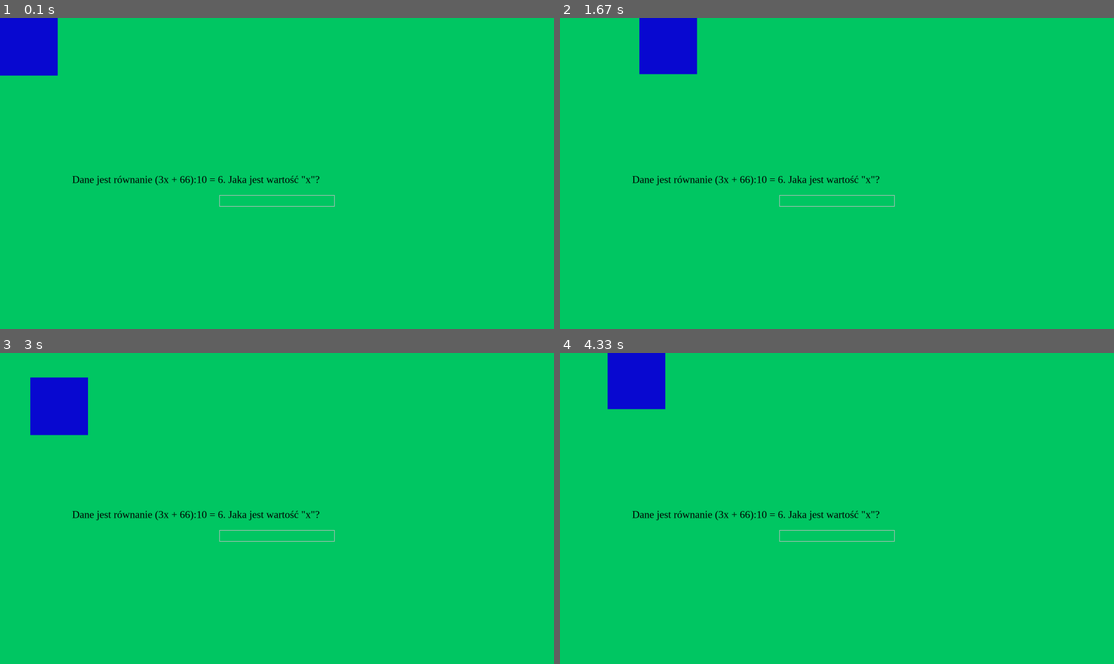
Above: before the commit, frames 1-4 (two rows, left to right).
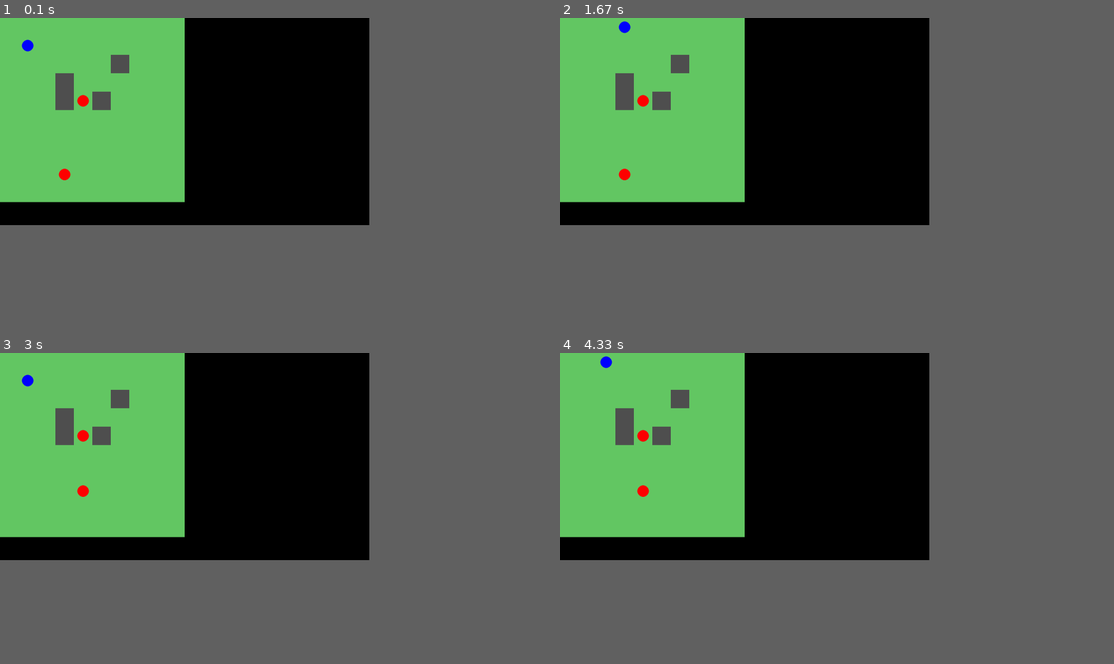
Above: after the commit, the same moments.

Repository: STEZXE-DEV/MyOwnProjects
Game: pygame game, started from MathuRPG/main.py
Same seed, same stepped clock (60 frames per second), same inputs: the game is played once before the commit and once after it.
Inputs:
- Up to frame 1 (0.1 s): no input
- Up to frame 2 (1.67 s): hold D 0.33-0.8 s; hold W 0.88-1.18 s; hold D from 1.22 s (still down)
- Up to frame 3 (3 s): release D at 1.68 s; hold A 1.72-2.25 s; hold S 2.28-2.58 s; tap Enter at 2.62 s; hold A from 2.95 s (still down)
- Up to frame 4 (4.33 s): release A at 3.35 s; hold W 3.38-3.75 s; hold D from 3.78 s (still down)
In our replay, the window is 900x506 before the commit and 600x337 after it. These sizes can differ from the game's own. Grey fills any space a smaller window leaves; there, only what the larger window draws over its background counts as a difference.

The runs differ from the first frame. In frame 1, 44% of the frame differs, in the area x 0-67%, y 0-67%; in frame 2, 44%; in frame 3, 44%; in frame 4, 44%.

Commit message:
"MathuRPG" WIP (ver. 0.08)

Diff:
--- a/MathuRPG/model/math_problems/gen_test.py
+++ b/MathuRPG/gen_test.py
@@ -1,9 +1,9 @@
-from .task_generator import *
-from .utils import *
+from model.math_problems.task_generator import *
+from model.math_problems.utils import *
 
 
 # funkcja do testowania generowania zadań
-def gen_test():
+def generation_test():
 
     # funckja do wypisania testów w konsoli
     def functions_test_handling(function, task_type, quantity):
@@ -75,5 +75,5 @@
 # zapobiegnięcie wywoływania testów kiedy moduł jest importowany
 if __name__ == "__main__":
     while True:
-        gen_test()
+        generation_test()
         input("Wciśnij ENTER by kontynuować... \n")
--- a/MathuRPG/main.py
+++ b/MathuRPG/main.py
@@ -1,106 +1,126 @@
-import pygame as pg
-from model.math_problems.task_generator import *
-import pygame
+import pygame, random
 
-class InputBox:
-    def __init__(self, x, y, w, h, font):
-        self.rect = pygame.Rect(x, y, w, h)
-        self.color_inactive = pygame.Color('gray')
-        self.color_active = pygame.Color('dodgerblue2')
-        self.color = self.color_inactive
-        self.text = ""
-        self.font = font
-        self.txt_surface = font.render(self.text, True, self.color)
-        self.active = False
-
-    def handle_event(self, event):
-        if event.type == pygame.MOUSEBUTTONDOWN:
-            # Kliknięcie — aktywacja pola
-            if self.rect.collidepoint(event.pos):
-                self.active = True
-            else:
-                self.active = False
-            self.color = self.color_active if self.active else self.color_inactive
-
-        if event.type == pygame.KEYDOWN and self.active:
-            if event.key == pygame.K_RETURN:
-                print("Zatwierdzono:", self.text)
-                self.text = ""
-            elif event.key == pygame.K_BACKSPACE:
-                self.text = self.text[:-1]
-            else:
-                self.text += event.unicode
-            self.txt_surface = self.font.render(self.text, True, pygame.Color('black'))
-
-    def draw(self, screen):
-        # Rysuj tekst
-        screen.blit(self.txt_surface, (self.rect.x+5, self.rect.y+5))
-        # Rysuj ramkę
-        pygame.draw.rect(screen, self.color, self.rect, 2)
-
-question, correct_ans = generate_task(2, 2)
-
-pg.init()
-
-SCREEN_WIDTH = 1920
-SCREEN_HEIGHT = 1080
-RESOLUTION = (SCREEN_WIDTH, SCREEN_HEIGHT)
-CAPTION = "MathuRPG: Call of the Cosinus"
-COLOR_BOX = (10,10,210)
-screen = pg.display.set_mode(RESOLUTION, pg.SHOWN)
-window_caption = pg.display.set_caption(CAPTION)
-clock = pg.time.Clock()
-speed = 5
-x=0
-y=0
-SIZE_X = 200
-SIZE_Y = 200
-
-running = True
-
-input_font = pygame.font.SysFont("Arial", 28)
-input_box = InputBox(SCREEN_WIDTH//2 - 200 , SCREEN_HEIGHT//2 + 75, 400, 40, input_font)
-font = pg.font.SysFont("Times New Roman", 36)
-text = font.render(question, True, "black")
-
-# utworzenie nowej powierzchni do rysowania (szerokość wysokość)
-surface = pg.Surface((SIZE_X, SIZE_Y))
-surface.fill(COLOR_BOX) # wypełnienie kolorem
-
-# pętla aplikacji
-while running:
-    clock.tick(60) #60 FPS
-
-    for i in pg.event.get():
-        if i.type == pg.QUIT:
-            running = False
-        input_box.handle_event(i)
-
-# akcja
-    keys=pg.key.get_pressed() #musi być wewnątrz running
-    if keys[pg.K_w] and y >= 0:
-        y -= speed
-    if keys[pg.K_s] and y <= (SCREEN_HEIGHT - SIZE_Y):
-        y += speed
-    if keys[pg.K_a] and x >= 0:
-        x -= speed
-    if keys[pg.K_d] and x <= (SCREEN_WIDTH - SIZE_X):
-        x += speed
-
-# rysowanie gry
-    #wypełnienie tłem
-    screen.fill(color=(0,200,100))
-
-    # umieszczenie na tle nowej powierzchni na (x,y)
-    # punkt pierotny (0,0) znajduje się w lewym górnym rogu
-    # prawidłowa kolejność rysowania: najpierw to co na spodzie
-    screen.blit(surface, (x, y))
-    screen.blit(text, (250, SCREEN_HEIGHT//2))
-    input_box.draw(screen)
-
-    pg.display.update() #przerysowanie ekranu
+from model.world.map import Map
+from model.world.tile import Tile
+from model.game_state import GameState
+from model.entities.player import Player
+from model.entities.enemy import Enemy
+from model.math_problems.task_generator import generate_task
+from view.exploration_view import ExplorationView
 
 
+def update():
+    return pygame.time.get_ticks()
 
 
-pg.quit()
+pygame.init()
+SCREEN_WIDTH, SCREEN_HEIGHT = 1280, 720
+screen = pygame.display.set_mode((SCREEN_WIDTH, SCREEN_HEIGHT))
+pygame.display.set_caption("MathuRPG: Call of the Cosinus")
+clock = pygame.time.Clock()
+
+font = pygame.font.SysFont("Arial", 32)
+input_font = pygame.font.SysFont("Arial", 28)
+
+game_state = GameState()
+view = ExplorationView(screen)
+
+# TWORZENIE MAPY
+
+grass = Tile("grass", True)
+wall = Tile("wall", False)
+game_map = Map(10, 10, grass)
+
+player = Player(1, 1)
+enemy1 = Enemy(4, 4)
+enemy2 = Enemy(3, 8)
+enemies = [enemy1, enemy2]
+
+game_map.get_tile(1, 1).set_entity(player)
+game_map.get_tile(4, 4).set_entity(enemy1)
+game_map.get_tile(3, 8).set_entity(enemy2)
+game_map.set_tile(3, 4, wall)
+game_map.set_tile(5, 4, wall)
+game_map.set_tile(6, 2, wall)
+game_map.set_tile(3, 3, wall)
+
+
+current_task = None
+task_surface = None
+rand_enemy_move = None
+last_enemy_move = 0
+
+ENEMY_MOVE_DELAY = 1000 # milisekund opóźnienia wroga
+
+# PĘTLA GŁÓWNA
+running = True
+while running:
+    delta_time = clock.tick(60)
+    delta_time
+    now = update()
+    view.draw_all(game_map)
+    for event in pygame.event.get():
+        if event.type == pygame.QUIT:
+            running = False
+        if event.type == pygame.KEYDOWN:
+            if event.key == pygame.K_ESCAPE:
+                running = False
+
+        # TRYB EKSPLORACJI
+        if game_state.mode == game_state.EXPLORATION:
+            if event.type == pygame.KEYDOWN:
+                dx = dy = 0
+                if event.key == pygame.K_w: dy = -1
+                if event.key == pygame.K_s: dy = 1
+                if event.key == pygame.K_a: dx = -1
+                if event.key == pygame.K_d: dx = 1
+
+                if dx or dy:
+                    old_tile = game_map.get_tile(player.x, player.y)
+                    next_move = game_map.try_move(player, dx, dy)
+                    next_tile = game_map.get_tile(player.x + dx, player.y + dy)
+                    print(next_move)
+                    print(game_state.mode)
+                    if next_move:
+                        if next_move.entity_type == "Enemy":
+                            enemy_in_battle = next_move
+                            game_state.start_battle(player, enemy_in_battle)
+                        else:
+                            old_tile.set_entity(None)
+                            player.move(dx, dy)
+                            next_tile.set_entity(player)
+                    view.draw_all(game_map)
+
+
+                # for y in range(game_map.height):  #test
+                #     for x in range(game_map.width):
+                #        print(x, y, game_map.get_tile(x,y).entity_on.entity_type if game_map.get_tile(x,y).entity_on is not None else None, end="\t")
+                #     print(x, y, game_map.get_tile(x,y).entity_on.entity_type if game_map.get_tile(x,y).entity_on is not None else None)
+
+            # losowy ruch przeciwnika, jeśli trafi na gracza rozpoczyna się walka
+                print(last_enemy_move)
+                for enemy in enemies:
+                    rand_enemy_move = random.randint(1, 10)
+                    if rand_enemy_move:
+                        e_dx = e_dy = 0
+                        if rand_enemy_move == 1: e_dy = -1
+                        if rand_enemy_move == 2: e_dy = 1
+                        if rand_enemy_move == 3: e_dx = -1
+                        if rand_enemy_move == 4: e_dx = 1
+                    if now - last_enemy_move <= ENEMY_MOVE_DELAY:
+                        last_enemy_move = now + update()
+                        if e_dx or e_dy:
+                            e_old_tile = game_map.get_tile(enemy.x, enemy.y)
+                            e_new_tile = game_map.try_move(enemy, e_dx, e_dy)
+                            e_next_tile = game_map.get_tile(enemy.x + e_dx, enemy.y + e_dy)
+                            if e_new_tile is True:
+                                e_old_tile.set_entity(None)
+                                enemy.move(e_dx, e_dy)
+                                e_new_tile.set_entity(enemy)
+                            if isinstance(e_new_tile, Player):
+                                if e_new_tile.entity_type == "Player":
+                                    player_in_battle = e_new_tile
+                                    game_state.start_battle(player_in_battle, enemy)
+                            view.draw_all(game_map)
+    pygame.display.flip()
+pygame.quit()
--- a/MathuRPG/model/combat/battle_mode.py
+++ b/MathuRPG/model/combat/battle_mode.py
@@ -44,9 +44,9 @@
                 self.deal_damage(self.player, self.enemy)
             else:
                 self.deal_damage(self.enemy, self.player)
-        self.set_winner()
+        self.check_winner()
 
-    def set_winner(self) -> str | None:
+    def check_winner(self) -> str | None:
         self.winner = "Enemy" if self.player.hp <= 0 else "Player" if self.enemy.hp <= 0 else None
 
     def get_winner(self) -> str:
--- a/MathuRPG/model/entities/entity.py
+++ b/MathuRPG/model/entities/entity.py
@@ -80,3 +80,7 @@
     # getter życia bytu
     def get_hp(self) -> int:
         return self.hp
+
+    # zwraca współrzędne w osiach x i y bytu
+    def get_position(self) -> int:
+        return self.x, self.y
--- a/MathuRPG/model/game_state/__init__.py
+++ b/MathuRPG/model/game_state/__init__.py
@@ -1,4 +1,4 @@
+from ..combat.battle_mode import BattleMode
 from .game_state import GameState
-from combat.battle_mode import BattleMode
 
 __all__ =  ["GameState", "BattleMode"]
--- a/MathuRPG/model/game_state/game_state.py
+++ b/MathuRPG/model/game_state/game_state.py
@@ -1,4 +1,4 @@
-from combat.battle_mode import BattleMode
+from ..combat.battle_mode import BattleMode
 
 # klasa stanu gry (stan gry przechodzi w tryby eksploracja -> walka -> eksploracja)
 class GameState:
--- a/MathuRPG/model/world/map.py
+++ b/MathuRPG/model/world/map.py
@@ -1,3 +1,4 @@
+from .tile import Tile
 
 # klasa mapy w grze
 class Map:
@@ -15,7 +16,7 @@
         self.width = width
         self.height = height
         self.default_tile = default_tile
-        self.grid = [ [default_tile for _ in range(width)] for _ in range(height) ] # dwuwymiarowa plansza złożona z kafelków
+        self.grid = self.grid = [[Tile(default_tile.tile_type, default_tile.walkable) for _ in range(width)] for _ in range(height)] # dwuwymiarowa plansza złożona z kafelków
 
     # sprawdza czy obie współrzędne mieszczą się w granicach mapy
     def in_map_bounds(self, x: int, y: int) -> bool:
@@ -61,7 +62,7 @@
             self.grid[y][x] = tile
 
     # funkcja dla bytu do sprawdzenia możliwości przejścia na następny kafelek
-    def try_move(self, entity, dx: int, dy: int) -> bool:
+    def try_move(self, entity, dx: int, dy: int) -> None:
 
         """
 
@@ -77,14 +78,17 @@
         new_y = entity.y + dy
 
         # kafelek musi być w granicach mapy
-        if self.in_map_bounds(new_x, new_y):
-            new_tile = self.get_tile(new_x, new_y)
-        else:
-            return False
+        if not self.in_map_bounds(new_x, new_y):
+            return None
+
+        new_tile = self.get_tile(new_x, new_y)
 
         # kafelek musi być przechodni
-        if not new_tile.is_walkable() or new_tile.get_entity() is not None:
-            return False
+        if not new_tile.is_walkable():
+            return None
+
+        if new_tile.get_entity():
+            return new_tile.get_entity()
 
         old_tile = self.get_tile(entity.x, entity.y)
         if old_tile:
@@ -93,9 +97,6 @@
         entity.move(dx, dy) # byt przechodzi na nowy kafelek
         new_tile.set_entity(entity) # byt jest na nowym kafelku
         new_tile.action_on_enter(entity) # działanie po wejściu bytu na kafelek
-
-
-        return True # bytowi udało się wykonać ruch
 
     # funkcja do sprawdzania kolizji z inny bytem na kafelku
     def collision_with_entity(self, entering_entity) -> str:
@@ -128,7 +129,4 @@
         player_steps_on_enemy = entering_entity.entity_type == "Player" and self.collision_with_entity(entering_entity) == "Enemy"
         enemy_steps_on_player = entering_entity.entity_type == "Enemy" and self.collision_with_entity(entering_entity) == "Player"
 
-        if player_steps_on_enemy or enemy_steps_on_player:
-            return True
-        else:
-            return False
+        return player_steps_on_enemy or enemy_steps_on_player
--- a/MathuRPG/model/world/tile.py
+++ b/MathuRPG/model/world/tile.py
@@ -1,6 +1,6 @@
 # klasa kafelka
 class Tile:
-    def __init__(self, tile_type: str, walkable: bool, entity_on=None, on_enter=None, on_exit=None) -> None:
+    def __init__(self, tile_type: str, walkable: True = bool, entity_on=None, on_enter=None, on_exit=None) -> None:
 
         """
         Docstring for __init__
@@ -23,9 +23,12 @@
     def get_type(self) -> str:
         return f"{self.tile_type}"
 
+    def set_tile_type(self, new_tile_type):
+        self.tile_type = new_tile_type
+
     # czy można na niego wejść
     def is_walkable(self) -> bool:
-        return self.walkable and self.entity_on is None
+        return self.walkable
 
     # działanie na wejściu
     def action_on_enter(self, entity):
--- /dev/null
+++ b/MathuRPG/view/__init__.py
@@ -0,0 +1,5 @@
+from .battle_view import BattleView
+from .exploration_view import ExplorationView
+from .renderer import Renderer
+
+__all__ = ["BattleView", "ExplorationView", "Renderer"]
--- /dev/null
+++ b/MathuRPG/view/battle_view.py
@@ -0,0 +1,3 @@
+class BattleView:
+    def __init__(self):
+        pass
--- /dev/null
+++ b/MathuRPG/view/exploration_view.py
@@ -0,0 +1,42 @@
+import pygame
+
+# klasa widoku eksploracji
+class ExplorationView:
+    def __init__(self, screen, tile_size=64):
+        self.screen = screen
+        self.tile_size = tile_size
+
+    def draw_entity(self, width, height, entity):
+        color = None
+        if entity.entity_type == "Player":
+            color = (0, 0, 255)
+        if entity.entity_type == "Enemy":
+            color = (255, 0, 0)
+        pygame.draw.circle(
+                        self.screen, color,
+                        (width*self.tile_size+32, height*self.tile_size+32), 20
+                    )
+
+
+    def draw_tile(self, width, height, tile):
+        if tile.tile_type == "grass":
+            color = (100, 200, 100)
+        if tile.tile_type == "wall":
+            color = (80, 80, 80)
+        pygame.draw.rect(
+            self.screen,
+            color,
+            (width*self.tile_size, height*self.tile_size, self.tile_size, self.tile_size)
+        )
+
+
+    # rysowanie mapy i obiektów gry na ekranie
+    def draw_all(self, game_map) -> None:
+        for height in range(game_map.height):
+            for width in range(game_map.width):
+                tile = game_map.get_tile(width, height)
+                if tile:
+                    self.draw_tile(width, height, tile)
+                entity = tile.get_entity()
+                if entity:
+                    self.draw_entity(width, height, entity)
--- /dev/null
+++ b/MathuRPG/view/renderer.py
@@ -0,0 +1,3 @@
+class Renderer:
+    def __init__(self):
+        pass
Not shown, changed: .gitignore
